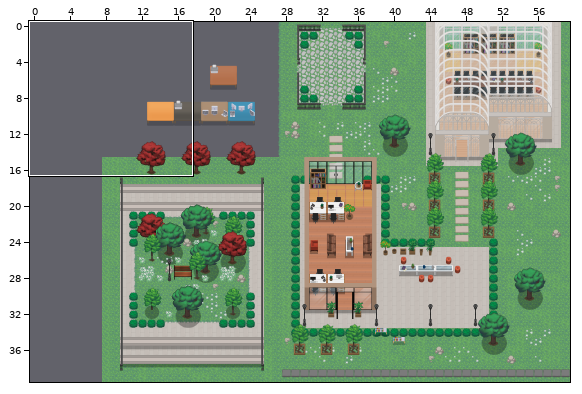
Two states of a Tiled map (JSON), map.tmj. Above: a wide view before the commit, with the close-up outlined.
Close-up. Before the edit:
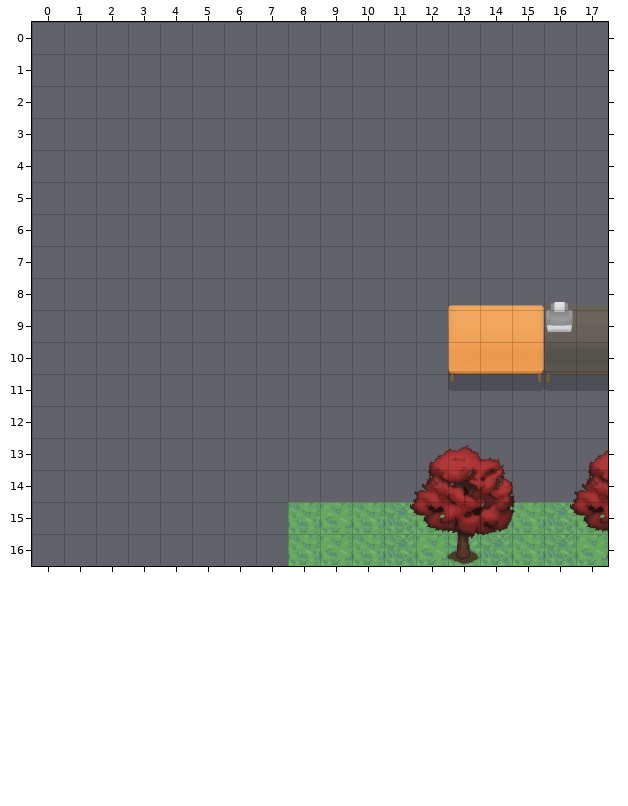
Cells are 32x32 px. Shown: x 0..17, y 0..16. The commit also changed other parts of the map, which this record leaves out.
Once edited:
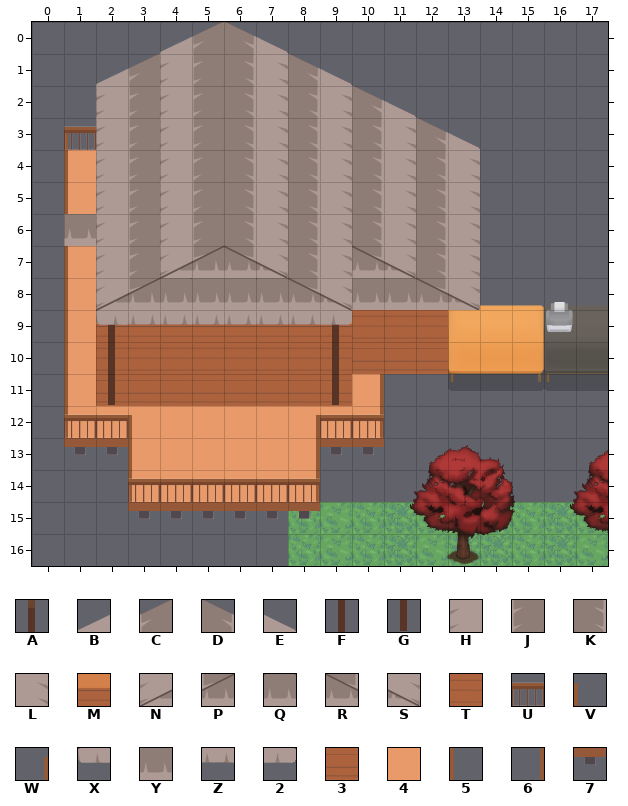
Key: from "TEST MAISON OM": A 141, B 144, C 145, D 147, E 148, F 154, G 167, H 170, J 171, K 173, L 174, M 177, N 183, P 184, Q 185, R 186, S 187, T 190, U 193, V 194, W 194 flipped left-right, X 196, Y 198, Z 199, 2 200, 3 203, 4 206, 5 207, 6 207 flipped left-right, 7 219.
_ is an empty cell.
The exact change:
Layer "Floor":
y 4..5: x 1 _ -> 4
y 7..10: x 1 _ -> 4
y 11: x 1 _ -> 4; x 10 _ -> 4
y 12: x 1..10 __________ -> 4444444444
y 13..14: x 3..8 ______ -> 444444
Layer "wall":
y 9: x 2..12 ___________ -> MMMMMMMMTTT
y 10: x 2..12 ___________ -> TTTTTTTT333
y 11: x 2..9 ________ -> 33333333
Layer "wall 2":
y 9: x 2 _ -> A; x 9 _ -> A
y 10: x 2 _ -> F; x 9 _ -> F
y 11: x 2 _ -> G; x 9 _ -> G
y 13: x 1..2 __ -> 77; x 9..10 __ -> 77
y 15: x 3..8 ______ -> 777777
Layer "Fourniture 1":
y 3: x 1 _ -> V
y 4..5: x 1 _ -> 5
y 7..10: x 1 _ -> 5
y 11: x 1 _ -> 5; x 10 _ -> 6
y 12: x 1 _ -> 5; x 3 _ -> V; x 8 _ -> W; x 10 _ -> 6
y 13..14: x 3 _ -> 5; x 8 _ -> 6
Layer "Furniture 2":
y 3: x 1 _ -> U
y 12: x 1..2 __ -> UU; x 9..10 __ -> UU
y 14: x 3..8 ______ -> UUUUUU
Layer "above":
y 0: x 4..7 ____ -> BCDE
y 1: x 2..9 ________ -> BCHJKLDE
y 2: x 2..11 __________ -> HJHJKLKLDE
y 3: x 2..13 ____________ -> HJHJKLKLKLDE
y 4..5: x 2..13 ____________ -> HJHJKLKLKLKL
y 6: x 1..13 _____________ -> YHJHJKLKLKLKL
y 7: x 2..13 ____________ -> HJNPRSKLRSKL
y 8: x 2..13 ____________ -> NPQYYQRSYQRS
y 9: x 2..9 ________ -> XZZZZZZ2
Pixel boxes of the changes (left, top, right, bottom) in both close-ups:
added: (64, 22, 480, 519)
